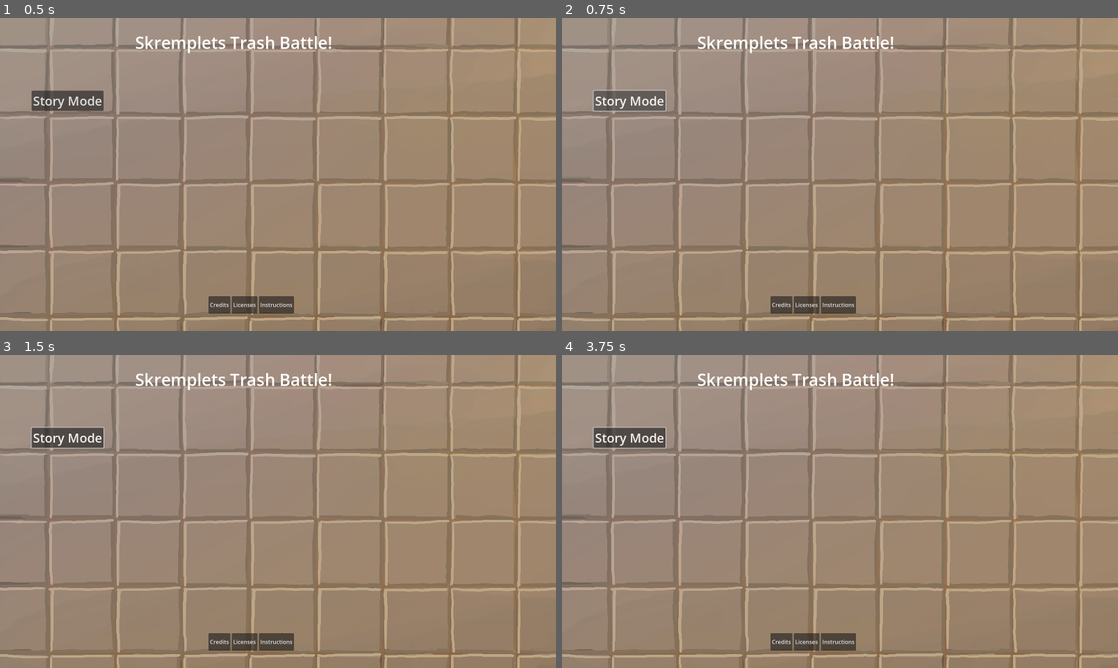
Above: before the commit, frames 1-4 (two rows, left to right).
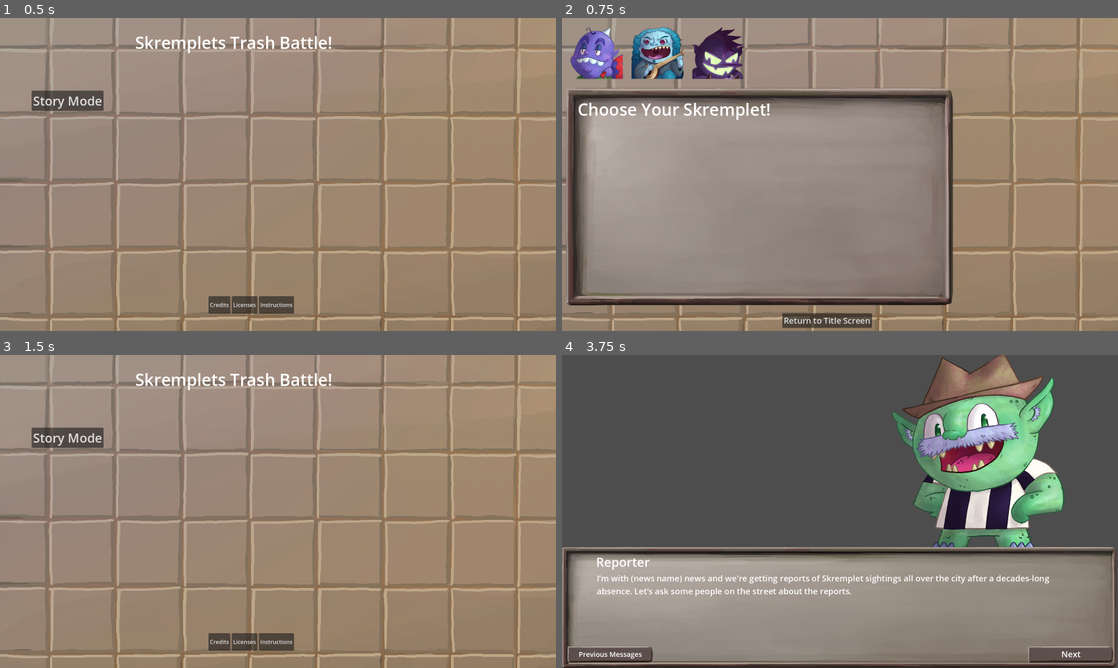
Above: after the commit, the same moments.

Repository: VincentBorchardt/Skremplets-Puzzle-Game-RPJ-2025
Game: Godot game, scene res://scenes/title_screen.tscn
Same seed, same stepped clock (60 frames per second), same inputs: the game is played once before the commit and once after it.
Inputs (mouse positions are in pixels of both pictures, inside the frame that each line leads up to):
- Up to frame 1 (0.5 s): no input
- Up to frame 2 (0.75 s): click "Story Mode" at 0.5 s
- Up to frame 3 (1.5 s): click (266, 658) at 1.25 s, where only the run after the commit has a clickable "Return to Title Screen"
- Up to frame 4 (3.75 s): click "Story Mode" at 2 s; click (595, 389) at 2.77 s; click (595, 658) at 3.5 s, where only the run after the commit has a clickable "Start Story"

Frame 1 is identical in both runs. In frame 2, 26% of the frame differs, in the area x 0-71%, y 2-100%; in frame 3, 0.1%; in frame 4, 86%, in the area x 0-100%, y 0-100%.

Commit message:
Winner Popup complete
Winner popup now looks great and works--though it did help me discover a crash when starting round 2 I need to diagnose tomorrow.

Diff:
--- a/scenes/generic_play_scene.tscn
+++ b/scenes/generic_play_scene.tscn
@@ -8,12 +8,7 @@
 [ext_resource type="Resource" uid="uid://cck3y4synutqo" path="res://resources/characters/orchk.tres" id="5_4ykww"]
 [ext_resource type="PackedScene" uid="uid://8ke5qj2vjr1e" path="res://scenes/play_area/neutral_grid_vertical.tscn" id="6_817nk"]
 [ext_resource type="PackedScene" uid="uid://ccanpro3dipby" path="res://scenes/piece_box.tscn" id="7_q0trn"]
-[ext_resource type="Texture2D" uid="uid://civkyeql5mvul" path="res://assets/title_popup_background_framed.png" id="8_a5cux"]
-
-[sub_resource type="LabelSettings" id="LabelSettings_lgvvg"]
-font_size = 72
-font_color = Color(0.0177324, 0.0177324, 0.0177324, 1)
-outline_color = Color(0, 0, 0, 1)
+[ext_resource type="PackedScene" uid="uid://dj3nw6eeq5q4e" path="res://scenes/play_area/winner_popup.tscn" id="9_xx7qt"]
 
 [node name="PlayScene" type="Node2D"]
 script = ExtResource("1_xx7qt")
@@ -40,29 +35,8 @@
 offset_right = 1196.0
 offset_bottom = 229.0
 
-[node name="CanvasLayer" type="CanvasLayer" parent="."]
+[node name="WinnerPopup" parent="." instance=ExtResource("9_xx7qt")]
 visible = false
-offset = Vector2(100, 56)
-transform = Transform2D(1, 0, 0, 1, 100, 56)
-
-[node name="Background" type="Sprite2D" parent="CanvasLayer"]
-position = Vector2(700, 394)
-texture = ExtResource("8_a5cux")
-
-[node name="LoserLabel" type="Label" parent="CanvasLayer"]
-offset_left = 388.0
-offset_top = 148.0
-offset_right = 994.0
-offset_bottom = 247.0
-text = "The Winner Wins!"
-label_settings = SubResource("LabelSettings_lgvvg")
-
-[node name="TitleScreenButton" type="Button" parent="CanvasLayer"]
-offset_left = 598.0
-offset_top = 498.0
-offset_right = 710.0
-offset_bottom = 529.0
-text = "Return Home"
 
 [connection signal="loss_condition" from="Player1Grid" to="." method="_on_grid_loss_condition"]
 [connection signal="send_pieces" from="Player1Grid" to="." method="_on_send_pieces"]
@@ -74,4 +48,3 @@
 [connection signal="start_ai_pick" from="NeutralGrid" to="." method="_on_neutral_grid_start_ai_pick"]
 [connection signal="get_neutral_piece" from="PieceBoxTest" to="." method="_on_neutral_grid_get_neutral_piece"]
 [connection signal="send_pieces" from="PieceBoxTest" to="." method="_on_send_pieces"]
-[connection signal="pressed" from="CanvasLayer/TitleScreenButton" to="." method="_on_title_screen_button_pressed"]
--- a/scenes/play_area/winner_popup.tscn
+++ b/scenes/play_area/winner_popup.tscn
@@ -1,8 +1,10 @@
-[gd_scene load_steps=5 format=3 uid="uid://dj3nw6eeq5q4e"]
+[gd_scene load_steps=7 format=3 uid="uid://dj3nw6eeq5q4e"]
 
 [ext_resource type="Texture2D" uid="uid://civkyeql5mvul" path="res://assets/title_popup_background_framed.png" id="1_jsn0a"]
+[ext_resource type="Script" uid="uid://bj0mlllcra15" path="res://scripts/play_areas/winner_popup.gd" id="1_t4kbh"]
 [ext_resource type="Texture2D" uid="uid://dev0b4rt7yk85" path="res://assets/characters/full_portraits/grymmt_full_left.png" id="2_qynvr"]
 [ext_resource type="Texture2D" uid="uid://dgvvinrojtbq8" path="res://assets/characters/full_portraits/orchk_full_right.png" id="3_5ttei"]
+[ext_resource type="Texture2D" uid="uid://cfrnnapfgwj0e" path="res://assets/cutscenes/dialogue_button.png" id="4_5ttei"]
 
 [sub_resource type="LabelSettings" id="LabelSettings_lgvvg"]
 font_size = 72
@@ -12,6 +14,7 @@
 [node name="WinnerPopup" type="CanvasLayer"]
 offset = Vector2(100, 56)
 transform = Transform2D(1, 0, 0, 1, 100, 56)
+script = ExtResource("1_t4kbh")
 
 [node name="Background" type="Sprite2D" parent="."]
 position = Vector2(700, 394)
@@ -50,26 +53,60 @@
 theme_override_font_sizes/font_size = 24
 text = "This is the quote from Player 2's character!"
 
-[node name="ContinueButton" type="Button" parent="."]
-offset_left = 602.0
-offset_top = 372.0
-offset_right = 783.0
-offset_bottom = 414.0
+[node name="ContinueButton" type="TextureButton" parent="."]
+offset_left = 600.0
+offset_top = 370.0
+offset_right = 850.0
+offset_bottom = 420.0
+scale = Vector2(0.8, 1)
+texture_normal = ExtResource("4_5ttei")
+
+[node name="Label" type="Label" parent="ContinueButton"]
+layout_mode = 0
+offset_right = 200.0
+offset_bottom = 50.0
+scale = Vector2(1.25, 1)
 theme_override_font_sizes/font_size = 24
 text = "Continue Story"
+horizontal_alignment = 1
+vertical_alignment = 1
 
-[node name="RetryButton" type="Button" parent="."]
-offset_left = 620.0
-offset_top = 449.0
-offset_right = 765.0
-offset_bottom = 491.0
+[node name="RetryButton" type="TextureButton" parent="."]
+offset_left = 600.0
+offset_top = 450.0
+offset_right = 850.0
+offset_bottom = 500.0
+scale = Vector2(0.8, 1)
+texture_normal = ExtResource("4_5ttei")
+
+[node name="Label" type="Label" parent="RetryButton"]
+layout_mode = 0
+offset_right = 200.0
+offset_bottom = 50.0
+scale = Vector2(1.25, 1)
 theme_override_font_sizes/font_size = 24
 text = "Retry Battle"
+horizontal_alignment = 1
+vertical_alignment = 1
 
-[node name="TitleScreenButton" type="Button" parent="."]
-offset_left = 614.0
-offset_top = 524.0
-offset_right = 777.0
-offset_bottom = 566.0
+[node name="TitleScreenButton" type="TextureButton" parent="."]
+offset_left = 600.0
+offset_top = 530.0
+offset_right = 850.0
+offset_bottom = 580.0
+scale = Vector2(0.8, 1)
+texture_normal = ExtResource("4_5ttei")
+
+[node name="Label" type="Label" parent="TitleScreenButton"]
+layout_mode = 0
+offset_right = 200.0
+offset_bottom = 50.0
+scale = Vector2(1.25, 1)
 theme_override_font_sizes/font_size = 24
 text = "Return Home"
+horizontal_alignment = 1
+vertical_alignment = 1
+
+[connection signal="pressed" from="ContinueButton" to="." method="_on_continue_button_pressed"]
+[connection signal="pressed" from="RetryButton" to="." method="_on_retry_button_pressed"]
+[connection signal="pressed" from="TitleScreenButton" to="." method="_on_title_screen_button_pressed"]
--- a/scenes/story_character_select.tscn
+++ b/scenes/story_character_select.tscn
@@ -108,6 +108,7 @@
 texture = ExtResource("12_tug4e")
 
 [node name="StartStoryButton" type="Button" parent="."]
+visible = false
 offset_left = 28.0
 offset_top = 849.0
 offset_right = 119.0
--- a/scenes/title_screen.tscn
+++ b/scenes/title_screen.tscn
@@ -11,6 +11,7 @@
 [ext_resource type="Resource" uid="uid://c8hcw4hhr06d1" path="res://resources/level_infos/test_scene_3.tres" id="7_cs5ya"]
 [ext_resource type="Script" uid="uid://cvukyo7xt2voj" path="res://scripts/scene_button.gd" id="8_mykxm"]
 [ext_resource type="PackedScene" uid="uid://dn7runpjxhdpr" path="res://scenes/cutscenes/intro/intro_cutscene_start.tscn" id="9_tklts"]
+[ext_resource type="PackedScene" uid="uid://bprjbfy7p7bcf" path="res://scenes/story_character_select.tscn" id="12_ib7db"]
 
 [sub_resource type="LabelSettings" id="LabelSettings_s4lrb"]
 font_size = 48
@@ -29,6 +30,17 @@
 offset_bottom = 104.0
 text = "Skremplets Trash Battle!"
 label_settings = SubResource("LabelSettings_s4lrb")
+
+[node name="StoryModeButton" type="Button" parent="."]
+offset_left = 91.0
+offset_top = 209.0
+offset_right = 298.0
+offset_bottom = 267.0
+theme_override_font_sizes/font_size = 36
+text = "Story Mode"
+script = ExtResource("8_mykxm")
+attached_scene = ExtResource("12_ib7db")
+metadata/_custom_type_script = "uid://cvukyo7xt2voj"
 
 [node name="TitleScreenBottomBox" type="HBoxContainer" parent="."]
 offset_left = 600.0
@@ -95,17 +107,7 @@
 attached_scene = ExtResource("9_tklts")
 metadata/_custom_type_script = "uid://cvukyo7xt2voj"
 
-[node name="StoryModeButton" type="Button" parent="."]
-offset_left = 91.0
-offset_top = 209.0
-offset_right = 298.0
-offset_bottom = 267.0
-theme_override_font_sizes/font_size = 36
-text = "Story Mode"
-script = ExtResource("8_mykxm")
-attached_scene = ExtResource("9_tklts")
-metadata/_custom_type_script = "uid://cvukyo7xt2voj"
-
+[connection signal="pressed_with_scene" from="StoryModeButton" to="." method="_on_scene_button_pressed_with_scene"]
 [connection signal="pressed" from="TitleScreenBottomBox/CreditsButton" to="." method="_on_credits_button_pressed"]
 [connection signal="pressed" from="TitleScreenBottomBox/LicensesButton" to="." method="_on_licenses_button_pressed"]
 [connection signal="pressed" from="TitleScreenBottomBox/InstructionsButton" to="." method="_on_instructions_button_pressed"]
--- a/scripts/inventory.gd
+++ b/scripts/inventory.gd
@@ -47,3 +47,16 @@
 		opponent_character = preload("res://resources/characters/boyhowdy.tres")
 		# TODO Currently empty
 		var pieces = Pieces.level_pieces_array[current_level_number]
+
+
+
+func start_new_story_level():
+	current_level_number = current_level_number + 1
+	set_up_story_level()
+	# TODO This check is done twice and probably shouldn't be
+	# Probably involves calling this in the character select and starting at -1 or something
+	if current_level_number < tournament_rounds:
+		get_tree().change_scene_to_file("res://scenes/cutscenes/generic_pregame.tscn")
+	else:
+		# TODO Start the final sequence
+		pass
--- /dev/null
+++ b/scripts/play_areas/winner_popup.gd
@@ -0,0 +1,31 @@
+extends CanvasLayer
+
+@onready var winner_label = $WinnerLabel
+@onready var player_1_portrait = $Player1Portrait
+@onready var player_1_label = $Player1Label
+@onready var player_2_portrait = $Player2Portrait
+@onready var player_2_label = $Player2Label
+
+func set_up_winner_popup(level_info, loser):
+	player_1_portrait.texture = level_info.player_1_character.full_picture_left
+	player_2_portrait.texture = level_info.player_2_character.full_picture_right
+	if loser == Inventory.Player.PLAYER_2: # Player 1 wins
+		winner_label.text = str(level_info.player_1_character.name) + " Wins!"
+		player_1_label.text = level_info.player_1_character.win_quote
+		player_2_label.text = level_info.player_2_character.lose_quote
+		$ContinueButton.visible = true
+	else: # Player 2 wins
+		winner_label.text = str(level_info.player_2_character.name) + " Wins!"
+		player_1_label.text = level_info.player_1_character.lose_quote
+		player_2_label.text = level_info.player_2_character.win_quote
+		$ContinueButton.visible = false
+
+
+func _on_continue_button_pressed() -> void:
+	Inventory.start_new_story_level()
+
+func _on_retry_button_pressed() -> void:
+	get_tree().change_scene_to_file("res://scenes/cutscenes/generic_pregame.tscn")
+
+func _on_title_screen_button_pressed() -> void:
+	get_tree().change_scene_to_file("res://scenes/title_screen.tscn")
--- a/scripts/play_scene.gd
+++ b/scripts/play_scene.gd
@@ -1,7 +1,4 @@
 extends Node2D
-
-# TODO very, very placeholder at this point;
-# eventually this should handle stuff like victory conditions and moving from scene to scene
 
 var current_level_info
 
@@ -45,8 +42,5 @@
 
 
 func _on_grid_loss_condition(losing_player: Variant, losing_character: Variant) -> void:
-	pass
-
-
-func _on_title_screen_button_pressed() -> void:
-	get_tree().change_scene_to_file("res://scenes/title_screen.tscn")
+	$WinnerPopup.set_up_winner_popup(current_level_info, losing_player)
+	$WinnerPopup.visible = true
--- a/scripts/story_character_select.gd
+++ b/scripts/story_character_select.gd
@@ -23,3 +23,4 @@
 	power_up_label.visible = true
 	character_portrait.texture = given_character.full_picture_right
 	character_portrait.visible = true
+	$StartStoryButton.visible = true
Not shown: 1 places in scenes/generic_play_scene.tscn that only renumber resources
Not shown: 1 places in scenes/title_screen.tscn that only renumber resources
Not shown, added: scripts/play_areas/winner_popup.gd.uid
